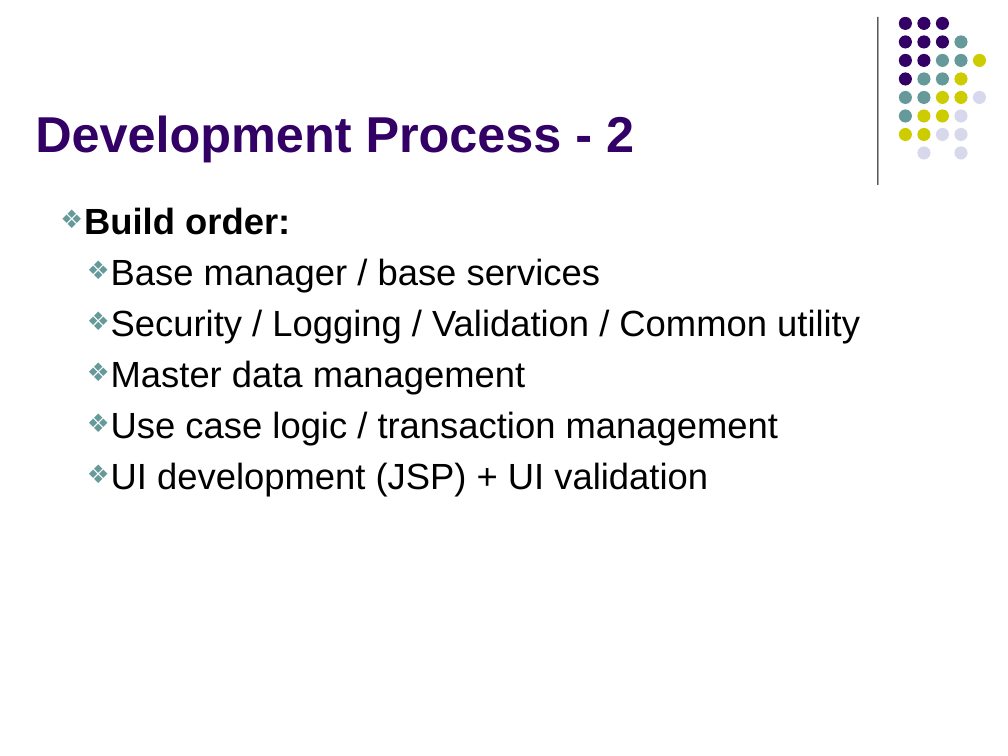
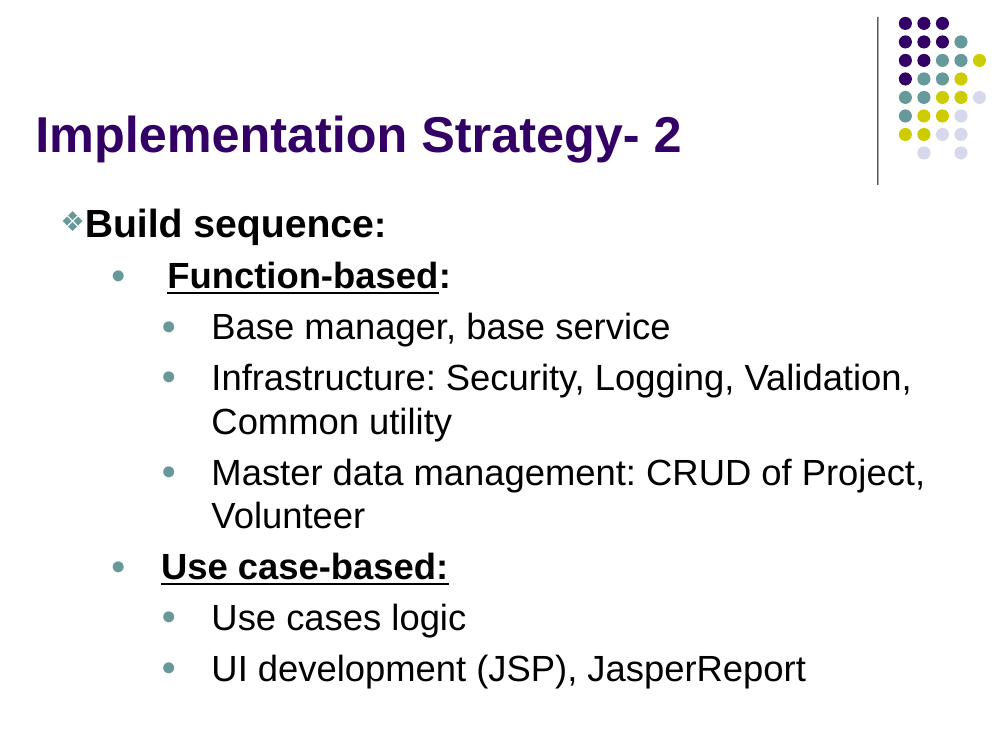
Before and after one commit to imireasa/mtech-se18-t08s, a slide deck: slide 13 of docs/W-9 Working Document/W-9.3 Presentation Slides/Phase 3/vms_presentation_3_v0.1.pptx. Drawn at 1008x756 pixels with LibreOffice and Linux fonts; fonts in the diff are those of the drawing. Boxes give left, top, right and bottom in pixels: in the first picture for what was removed or moved away, otherwise in the second. Text is boxed around its words. In the diff, an @@ line names an element or a change of style, - is before the commit and + after.

```diff
--- a/docs/W-9 Working Document/W-9.3 Presentation Slides/Phase 3/vms_presentation_3_v0.1.pptx
+++ b/docs/W-9 Working Document/W-9.3 Presentation Slides/Phase 3/vms_presentation_3_v0.1.pptx
@@ title at (35,115,682,162): text changed @@
-Development Process - 2
+Implementation Strategy- 2
@@ text at (85,208,925,689): text changed @@
-❖ Build order:
-  ❖ Base manager / base services
-  ❖ Security / Logging / Validation / Common utility
-  ❖ Master data management
-  ❖ Use case logic / transaction management
-  ❖ UI development (JSP) + UI validation
+❖ Build sequence:
+  ● Function-based:
+    ● Base manager, base service
+    ● Infrastructure: Security, Logging, Validation, Common utility
+    ● Master data management: CRUD of Project, Volunteer
+  ● Use case-based:
+    ● Use cases logic
+    ● UI development (JSP), JasperReport
```
Also in this commit, not shown: 19 other slides changed, 7 slides added, 3 slides removed.
